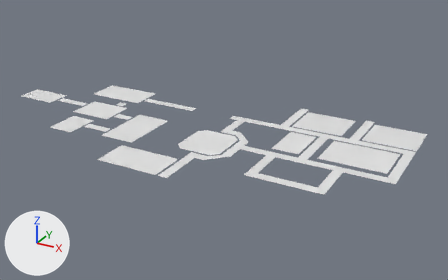
An edit to the FBX model Assets/Floreplan/Ceelings.fbx, drawn before and after from the same camera.
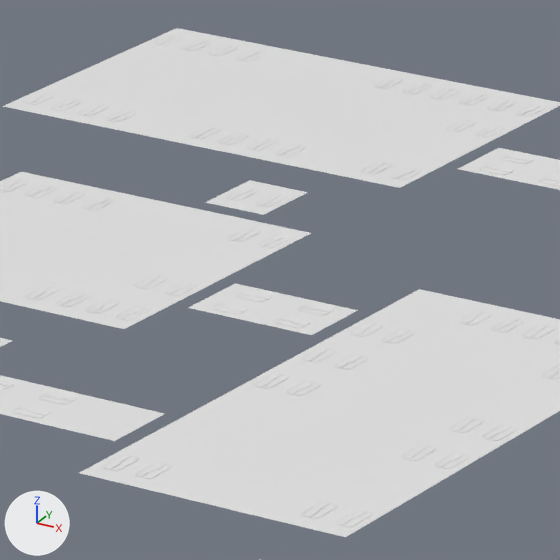
Each version appears first whole from a camera (50 mm lens) standing at (120.2, -171.6, 108.9) and looking at (-2.1, 50.8, -2.3), and next in a close-up on the part from 21% to 35% of the width and 29% to 52% of the height. The lights are fixed; the arrows at lower left show +X, +Y and +Z. The last two pictures show the newer version. Where no turn or scale is listed for an object, it has been applied to the vertices.

In view in the first close-up: 'Celling.022', 'Celling.025', 'Celling.027', 'Celling.029', 'Celling.030', 'Celling.031', 'Celling.032' and 1 more.
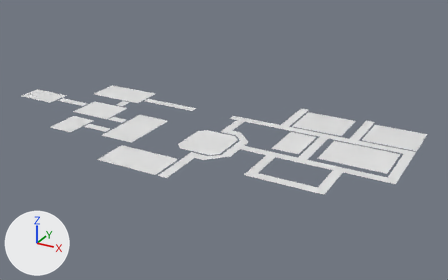
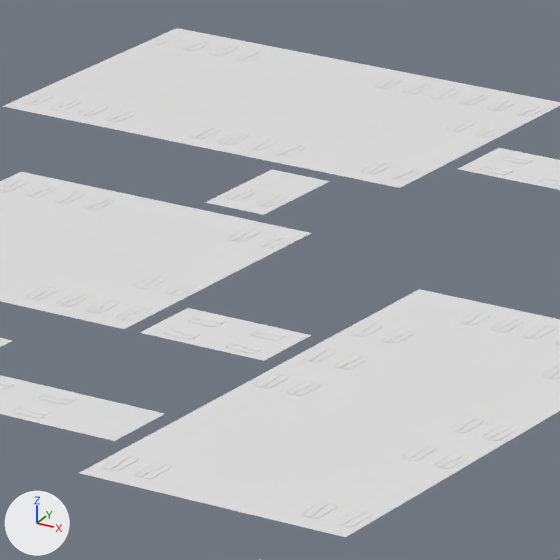
What changed in the scene script:
```text
Change me_plane_202:
    used by ob_celling_032; location = (-61.0, 53.0, 3.0)
    remove me_plane_202.from_pydata(...)  # 116 vertices, 121 faces; spans x -2.0..2.0, y -1.0..3.0, z -0.05..0.0
    add me_plane_202.from_pydata(...)  # 116 vertices, 121 faces; spans x -2.0..2.0, y -1.0..5.0, z -0.05..0.0
    me_plane_202 part 1
    me_plane_202.vertices[0].co: (-2.0, 3.0, 0.0) -> (-2.0, 5.0, 0.0)  # pixel (249, 180) -> pixel (271, 169)
    me_plane_202.vertices[6].co: (2.0, 3.0, 0.0) -> (2.0, 5.0, 0.0)  # pixel (308, 192) -> pixel (330, 181)
Change ob_celling_029:
    ob_celling_029.location: (-47.0, 41.0, 3.0) -> (-47.0, 37.0, 3.0)
```

Boxes (x1, y1, x2, y2) around the edits, measured in the close-ups (560 x 560 px; the box of a moved part takes in the faces that stretch with it):
'Celling.029', moved
    before: (188, 283, 358, 335)
    after: (140, 308, 311, 361)
'Celling.032', reshaped (21% wider, 31% taller)
    before: (205, 180, 308, 215)
    after: (205, 169, 330, 215)
part 1 of me_plane_202, moved or reshaped
    before: (207, 180, 308, 214)
    after: (207, 169, 330, 214)
